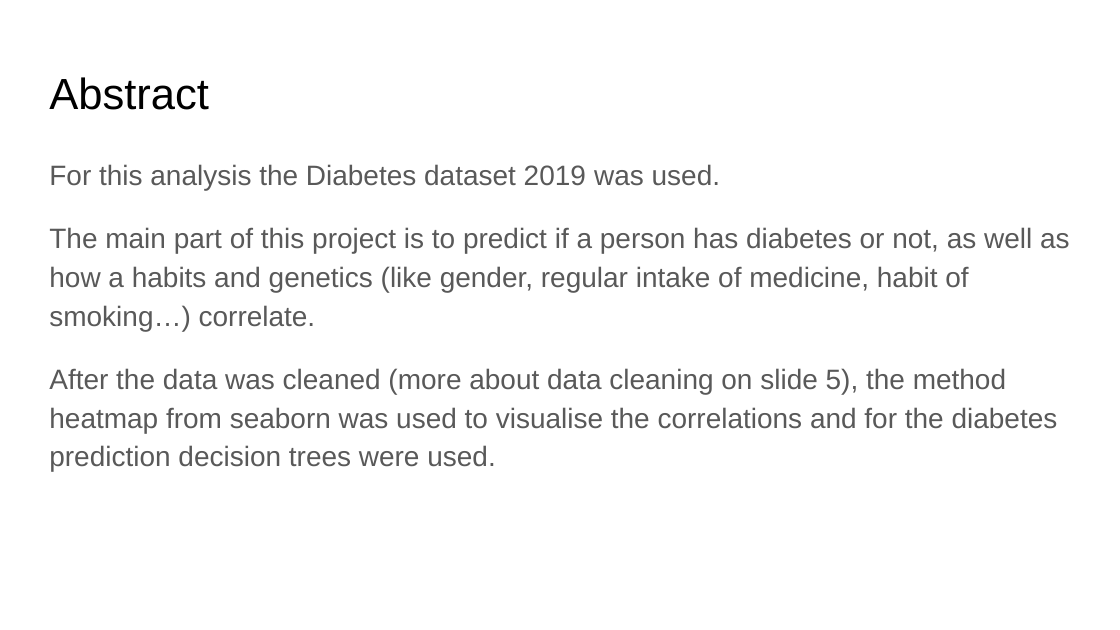
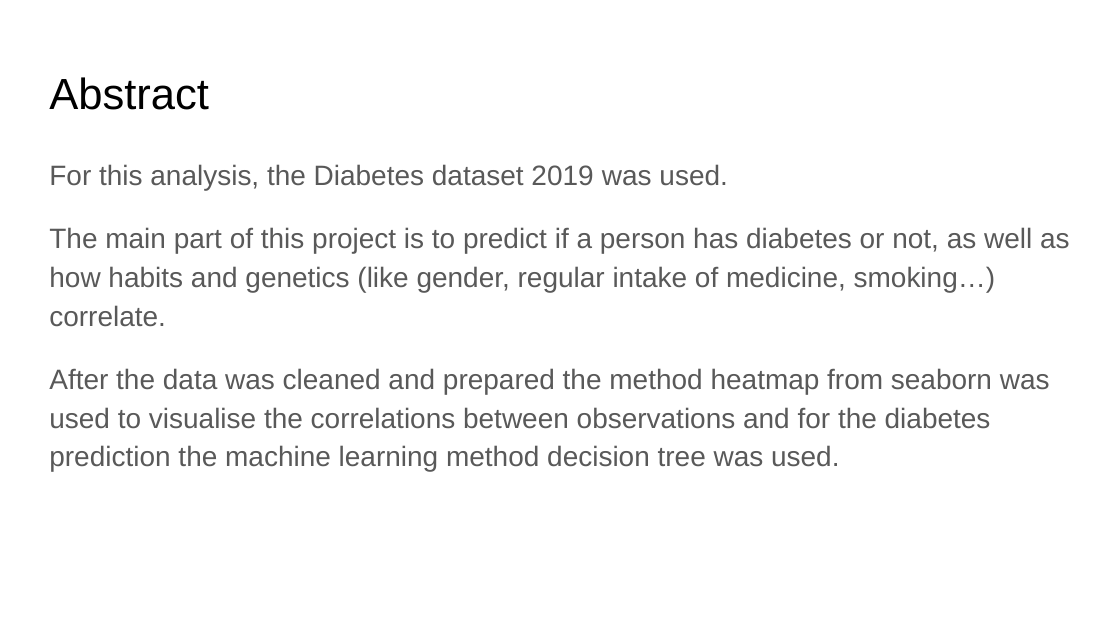
Before and after one commit to an-m-t/EDX-Final-Project-Week, a slide deck: slide 2 of Diabetes_Presentation.pptx. Drawn at 1120x630 pixels with LibreOffice and Linux fonts; fonts in the diff are those of the drawing. Boxes give left, top, right and bottom in pixels: in the first picture for what was removed or moved away, otherwise in the second. Text is boxed around its words. In the diff, an @@ line names an element or a change of style, - is before the commit and + after.

```diff
--- a/Diabetes_Presentation.pptx
+++ b/Diabetes_Presentation.pptx
@@ text at [49, 164, 1070, 472]: text changed @@
-For this analysis the Diabetes dataset 2019 was used.
-The main part of this project is to predict if a person has diabetes or not, as well as how a habits and genetics (like gender, regular intake of medicine, habit of smoking…) correlate.
-After the data was cleaned (more about data cleaning on slide 5), the method heatmap from seaborn was used to visualise the correlations and for the diabetes prediction decision trees were used.
+For this analysis, the Diabetes dataset 2019 was used.
+The main part of this project is to predict if a person has diabetes or not, as well as how habits and genetics (like gender, regular intake of medicine, smoking…) correlate.
+After the data was cleaned and prepared the method heatmap from seaborn was used to visualise the correlations between observations and for the diabetes prediction the machine learning method decision tree was used.
```
Also in this commit, not shown: 10 other slides changed.
